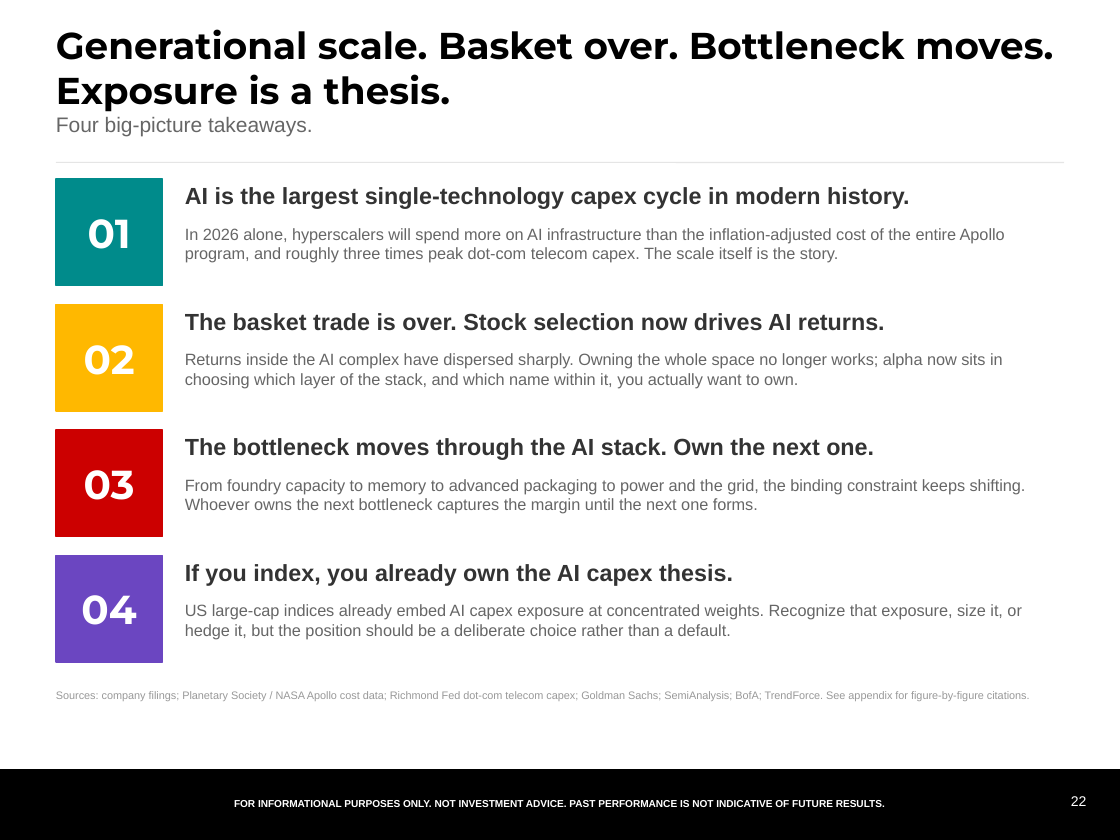
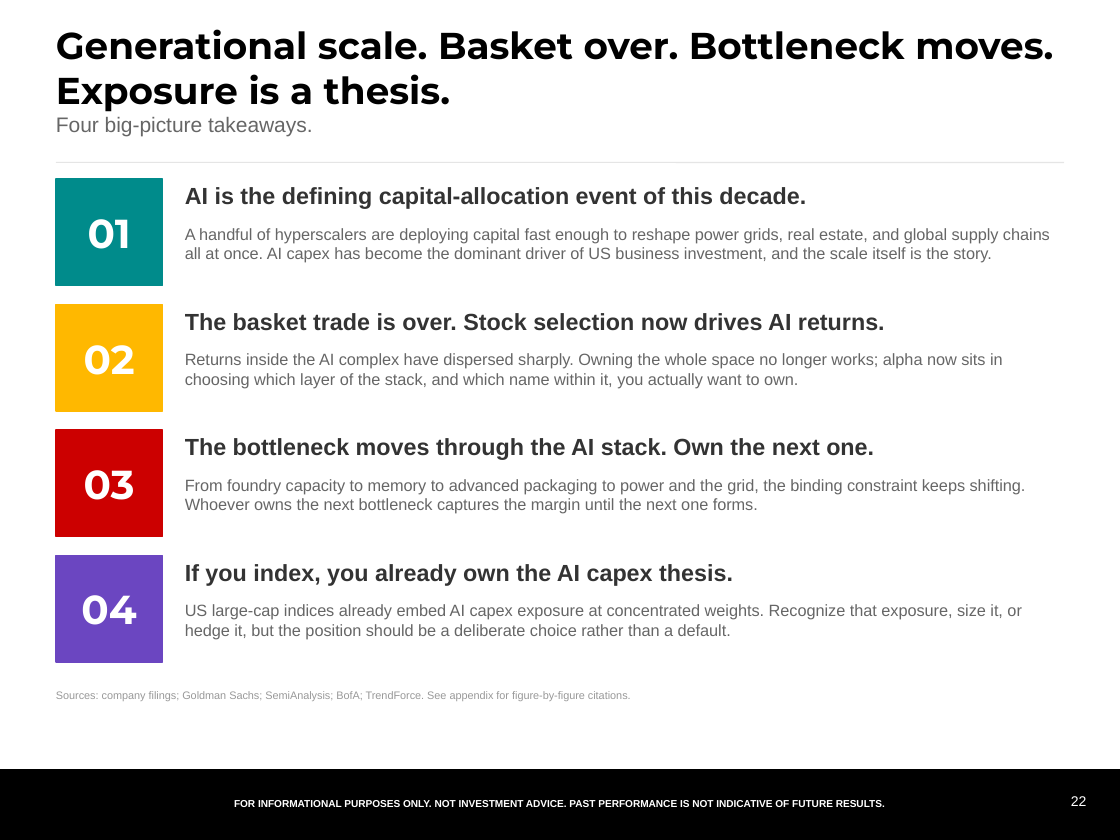
Before and after one commit to samuelcmcclellan-cell/ai-markets-deck, a slide deck: slide 22 of ai-markets-deck.pptx. Drawn at 1120x840 pixels with LibreOffice and Linux fonts; fonts in the diff are those of the drawing. Boxes give left, top, right and bottom in pixels: in the first picture for what was removed or moved away, otherwise in the second. Text is boxed around its words. In the diff, an @@ line names an element or a change of style, - is before the commit and + after.

```diff
--- a/ai-markets-deck.pptx
+++ b/ai-markets-deck.pptx
@@ text at box(185, 187, 806, 209): text changed @@
-AI is the largest single-technology capex cycle in modern history.
+AI is the defining capital-allocation event of this decade.
@@ text at box(185, 228, 1050, 263): text changed @@
-In 2026 alone, hyperscalers will spend more on AI infrastructure than the inflation-adjusted cost of the entire Apollo program, and roughly three times peak dot-com telecom capex. The scale itself is the story.
+A handful of hyperscalers are deploying capital fast enough to reshape power grids, real estate, and global supply chains all at once. AI capex has become the dominant driver of US business investment, and the scale itself is the story.
@@ text at box(56, 691, 631, 701): text changed @@
-Sources: company filings; Planetary Society / NASA Apollo cost data; Richmond Fed dot-com telecom capex; Goldman Sachs; SemiAnalysis; BofA; TrendForce. See appendix for figure-by-figure citations.
+Sources: company filings; Goldman Sachs; SemiAnalysis; BofA; TrendForce. See appendix for figure-by-figure citations.
```
Also in this commit, not shown: 2 other files.
